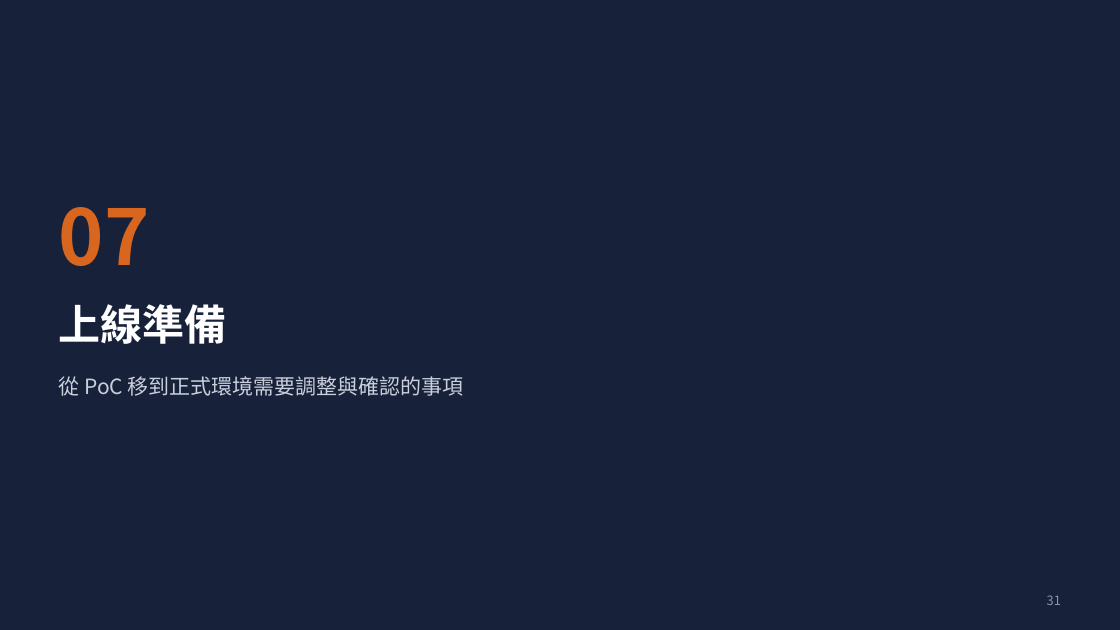
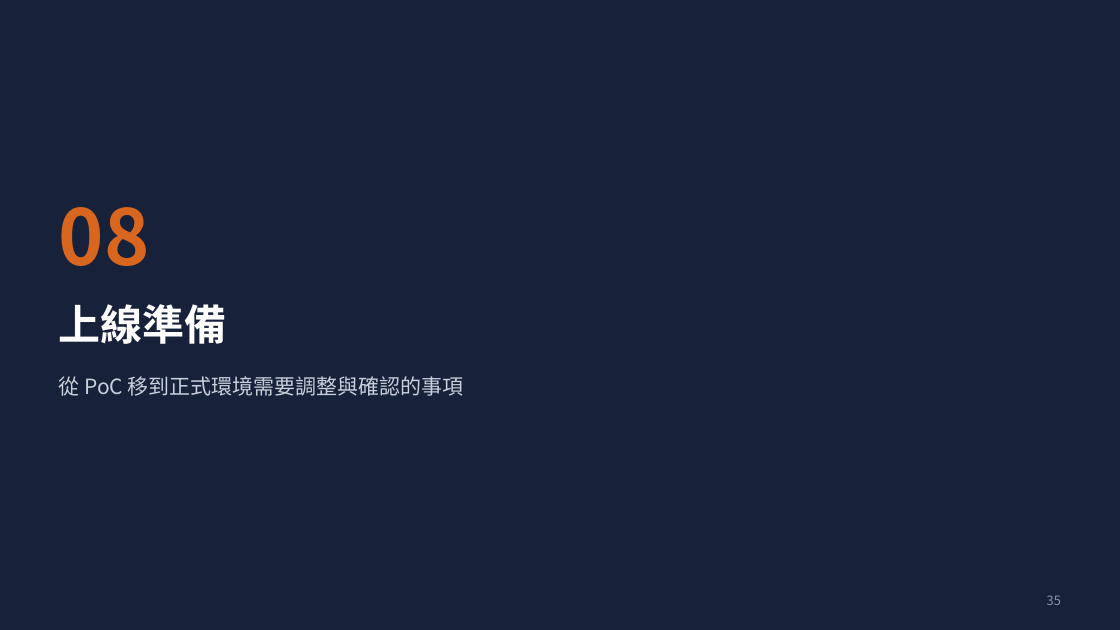
Before and after one commit to zxc81906119/kafka_install_ops, a slide deck: slide 35 of docs/Confluent-離線安裝PoC-全流程.pptx (slide 31 before the commit). Drawn at 1120x630 pixels with LibreOffice and Linux fonts; fonts in the diff are those of the drawing. Boxes give left, top, right and bottom in pixels: in the first picture for what was removed or moved away, otherwise in the second. Text is boxed around its words. In the diff, an @@ line names an element or a change of style, - is before the commit and + after.

```diff
--- a/docs/Confluent-離線安裝PoC-全流程.pptx
+++ b/docs/Confluent-離線安裝PoC-全流程.pptx
@@ text at bbox=[59, 207, 150, 266]: text changed @@
-07
+08
@@ text at bbox=[1047, 595, 1061, 605]: text changed @@
-31
+35
```
Also in this commit, not shown: 14 other slides changed, 4 slides added, 47 other files.
